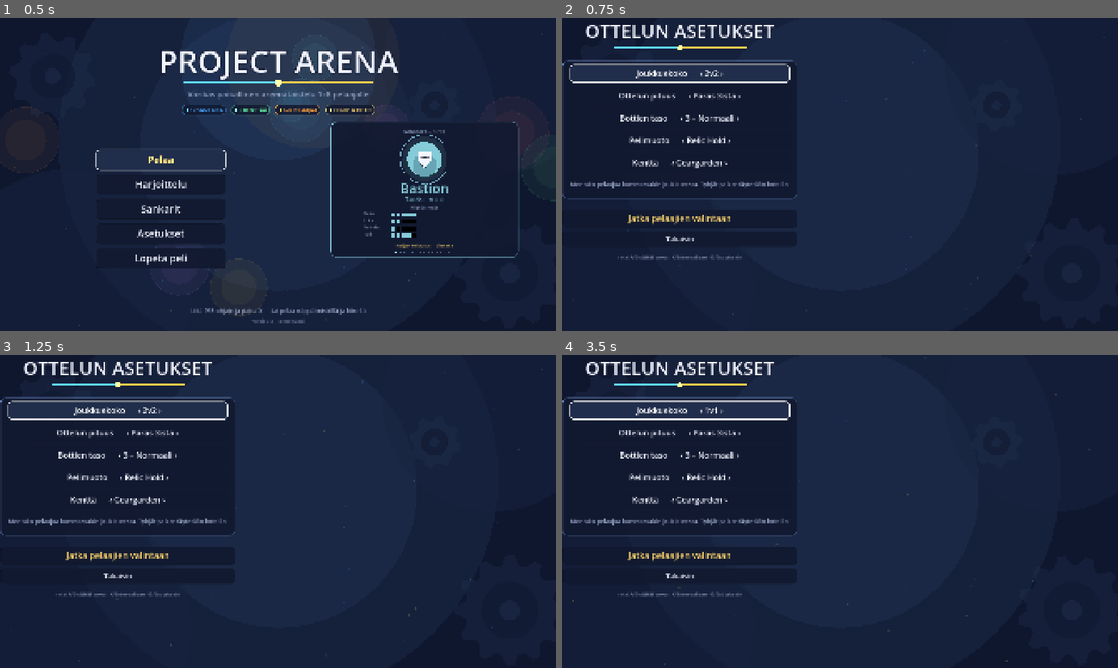
Above: before the commit, frames 1-4 (two rows, left to right).
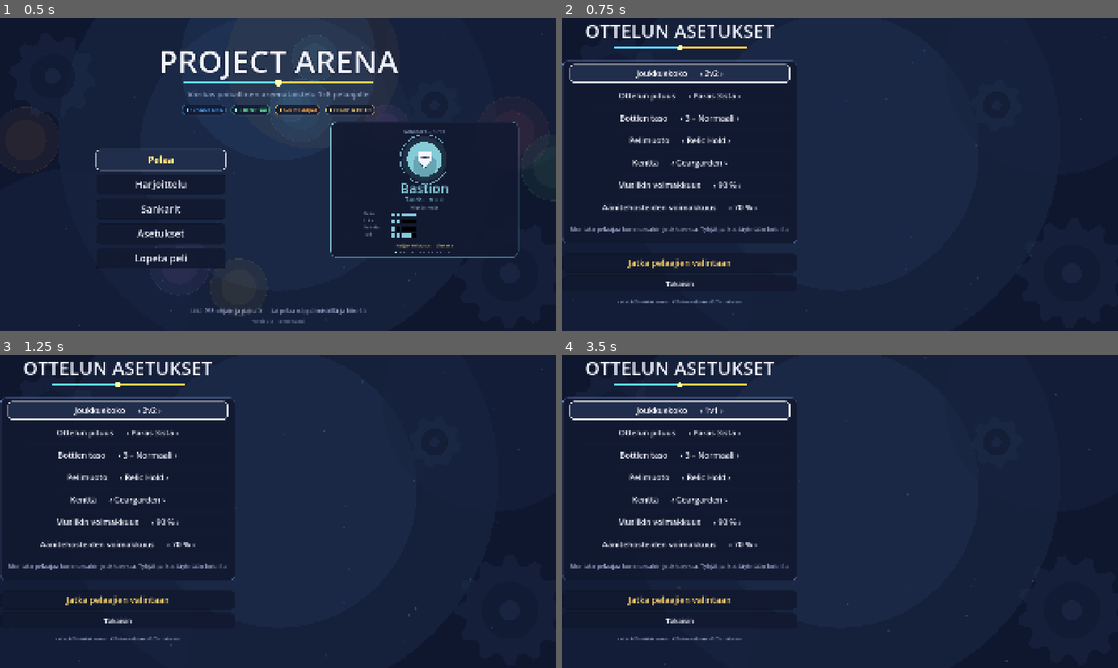
Above: after the commit, the same moments.

Repository: Zafgar/Brawlers
Game: Godot game, scene res://src/main.tscn
The game is run twice, just before and just after one commit, with the same random seed, the same clock (stepped at 60 frames per second) and the same inputs.
Inputs:
- Up to frame 1 (0.5 s): no input
- Up to frame 2 (0.75 s): click "Pelaa" at 0.5 s
- Up to frame 3 (1.25 s): no input
- Up to frame 4 (3.5 s): click "Joukkuekoko ‹ 2v2 ›" at 1.25 s; click "Joukkuekoko ‹ 3v3 ›" at 2 s; click "Joukkuekoko ‹ 4v4 ›" at 2.75 s

Frame 1 is identical in both runs. In frame 2, 2.2% of the frame differs, in the area x 0-43%, y 52-92%; in frame 3, 2.2%; in frame 4, 2.3%.

Commit message:
Äänisäädöt otteluasetuksiin, Titaanin tähtäysheitto ja reliikin lumipallo-torjunta
1) Äänet: lisätty musiikin ja äänitehosteiden voimakkuussäädöt suoraan
   ottelun asetukset -näkymään (sama säätö kuin päävalikossa, tallentuu
   heti). Näin liian kovan äänen saa laskettua löytämättä erillistä
   asetusvalikkoa. Valikon liikkumisääni (ui_move) hiljennetty.

2) Titaanin Tartu ja heitä on nyt tähdättävä: pidä R1 pohjassa napataksesi
   edessä olevan vihollisen, käännä tähtäys valitaksesi suunnan ja vapauta
   heittääksesi. Kohdetta pidetään edessä (tainnutettuna) enintään ~1,1 s,
   minkä jälkeen se heitetään automaattisesti. Berserkissä a1 säilyy
   välittömänä alueheittona; botit käyttävät välitöntä tartuntaa.
   Toteutettu yleisillä _aim_begin/_aim_hold-koukuilla Hero-pohjaan
   (ei riko Quillin/Scoutin tähtäystä).

3) Relic Hold ei enää lumipalloa: jäljessä oleva joukkue kerää pisteitä
   nopeammin (takaa-ajobonus skaalaa piste-eron mukaan), ja liian kauan
   yhtäjaksoisesti pidetty reliikki alkaa polttaa kantajaansa kiihtyvällä
   vahingolla -> pakottaa vaihtoja. Kantajan vaihto omassa joukkueessa ei
   nollaa kuumenemista; vain reliikin menetys viholliselle tai vapaaksi
   jäähdyttää sen. Takaa-ajobonus koskee myös Ydinvaltaa.

Co-Authored-By: Claude Opus 4.8 <noreply@anthropic.com>
Claude-Session: https://claude.ai/code/session_01SqBgCfYgCzhYDAn38izic8

Diff:
--- a/src/arena/arena.gd
+++ b/src/arena/arena.gd
@@ -9,6 +9,15 @@
 const ROUND_TIME := 150.0
 const SUDDEN_DEATH_HOLD := 1.5
 const SUDDEN_DEATH_MAX := 45.0
+
+# Lumipallo­efektin torjunta: jäljessä oleva joukkue kerää pisteitä nopeammin,
+# ja liian kauan yhtäjaksoisesti hallussa pidetty reliikki alkaa polttaa
+# kantajaansa -> pakottaa vaihtoja eikä johtoa voi vain lukita.
+const COMEBACK_MAX := 0.85        # jäljessä oleva kerää enintään +85 % nopeammin
+const HEAT_GRACE := 6.0           # armonaika ennen kuin reliikki alkaa polttaa
+const HEAT_TICK := 0.7            # kirousvahingon väli sekunteina
+const HEAT_BASE := 6.0            # kirouksen perusvahinko per tick
+const HEAT_RAMP := 1.6            # lisävahinko per sekunti armonajan jälkeen
 
 # Ydinvalta-pelimuoto
 const KOTH_TARGET := 60.0         # sekuntia ydinalueen hallintaa
@@ -45,6 +54,12 @@
 var _sd_elapsed := 0.0
 var _last_holder_team := -1
 var _pause_layer: CanvasLayer = null
+
+# Reliikin "kuumeneminen": kuinka kauan sama joukkue on pitänyt yhtäjaksoisesti.
+var _hold_streak_team := -1
+var _hold_streak := 0.0
+var _heat_tick := 0.0
+var _heat_warned := false
 
 
 func _ready() -> void:
@@ -171,7 +186,9 @@
 				_round_over(team)
 				return
 		else:
-			relic_points[team] += delta
+			# Takaa-ajobonus: jäljessä oleva joukkue kerää nopeammin.
+			relic_points[team] += _comeback_gain(team, delta)
+			_apply_carrier_heat(carrier, team, delta)
 		carrier.profile.stats.carry_time += delta
 		carrier.profile.add_score(delta * 2.0)
 		carrier.add_ult(delta * 3.0)
@@ -180,6 +197,7 @@
 			return
 	else:
 		_sd_hold = 0.0
+		_cool_hold_streak(delta)
 
 	if sudden_death:
 		_sd_elapsed += delta
@@ -263,7 +281,7 @@
 		return
 
 	if holder >= 0:
-		relic_points[holder] += delta
+		relic_points[holder] += _comeback_gain(holder, delta)
 		if relic_points[holder] >= score_target:
 			_round_over(holder)
 			return
@@ -313,6 +331,57 @@
 	return -1
 
 
+# --- Lumipallo­efektin torjunta ---
+
+## Pistekertymä takaa-ajobonuksella: mitä enemmän joukkue on jäljessä, sitä
+## nopeammin se kerää pisteitä pitäessään. Johtava joukkue kerää normaalisti.
+func _comeback_gain(team: int, base: float) -> float:
+	var behind: float = relic_points[1 - team] - relic_points[team]
+	if behind <= 0.0:
+		return base
+	return base * (1.0 + minf(behind / score_target, 1.0) * COMEBACK_MAX)
+
+
+## Reliikin kuumeneminen: kun sama joukkue pitää yhtäjaksoisesti liian kauan,
+## reliikki alkaa polttaa kantajaansa kiihtyvällä vahingolla -> pakottaa
+## vaihtoja. Kantajan vaihto omassa joukkueessa ei nollaa (koko joukkueen
+## hallussapito ratkaisee), vain reliikin menetys viholliselle/vapaaksi.
+func _apply_carrier_heat(carrier: Hero, team: int, delta: float) -> void:
+	if team != _hold_streak_team:
+		_hold_streak_team = team
+		_hold_streak = 0.0
+		_heat_tick = 0.0
+		_heat_warned = false
+	_hold_streak += delta
+	if _hold_streak < HEAT_GRACE:
+		return
+	if not _heat_warned:
+		_heat_warned = true
+		popup(carrier.global_position + Vector2(0, -100), "RELIIKKI POLTTAA!", Palette.BAD, 18)
+		if hud != null:
+			hud.show_banner("RELIIKKI POLTTAA",
+				"Liian pitkä yhtäjaksoinen pito vahingoittaa kantajaa — vaihtakaa hallintaa", 2.0)
+		AudioMgr.play("fire", 0.05, -2.0)
+	_heat_tick -= delta
+	if _heat_tick > 0.0:
+		return
+	_heat_tick = HEAT_TICK
+	var dmg: float = HEAT_BASE + (_hold_streak - HEAT_GRACE) * HEAT_RAMP
+	carrier.take_damage(dmg, null)
+	if is_instance_valid(carrier) and carrier.alive:
+		Fx.ring(self, carrier.global_position, Palette.glow(Palette.BAD, 1.3),
+			carrier.radius + 8.0, 0.28, 3.0)
+
+
+## Kun reliikki on vapaana, hallussapito­putki jäähtyy vähitellen (lyhyt pudotus
+## ei nollaa täysin, mutta pidempi vapaana­olo palauttaa reliikin viileäksi).
+func _cool_hold_streak(delta: float) -> void:
+	_hold_streak = maxf(_hold_streak - delta * 1.5, 0.0)
+	if _hold_streak <= 0.0:
+		_hold_streak_team = -1
+		_heat_warned = false
+
+
 # --- Kenttäbuffit ---
 
 func _spawn_buff_wave() -> void:
@@ -350,6 +419,10 @@
 	sudden_death = false
 	_sd_hold = 0.0
 	_sd_elapsed = 0.0
+	_hold_streak_team = -1
+	_hold_streak = 0.0
+	_heat_tick = 0.0
+	_heat_warned = false
 	_buff_timer = BUFF_FIRST
 	for child in get_children():
 		if child is FieldBuff:
--- a/src/autoload/audio_mgr.gd
+++ b/src/autoload/audio_mgr.gd
@@ -192,7 +192,7 @@
 
 	# Tehosteet viimeisenä.
 	var sounds := {}
-	sounds["ui_move"] = _tone(0.05, 660.0, 880.0, "sine", 0.005, 0.03, 0.35)
+	sounds["ui_move"] = _tone(0.05, 660.0, 880.0, "sine", 0.005, 0.03, 0.22)
 	sounds["ui_ok"] = _seq([[0.06, 520.0, 520.0, "sine"], [0.09, 780.0, 780.0, "sine"]], 0.5)
 	sounds["ui_back"] = _tone(0.1, 520.0, 340.0, "sine", 0.005, 0.06, 0.4)
 	sounds["count_tick"] = _tone(0.06, 880.0, 880.0, "square", 0.002, 0.04, 0.25)
--- a/src/heroes/hero.gd
+++ b/src/heroes/hero.gd
@@ -346,6 +346,7 @@
 			_aim_len = _aim_range(slot)
 			_aim_color = hero_color()
 			_aim_charge = 1.0
+			_aim_hold(slot, delta)
 			if released:
 				_aiming_slot = ""
 				if cd[slot] <= 0.0 and _can_afford(slot):
@@ -353,7 +354,10 @@
 					_spend(slot)
 					_cast_slot(slot)
 		elif _aiming_slot == "" and held and cd[slot] <= 0.0 and _can_afford(slot):
-			_aiming_slot = slot
+			# _aim_begin voi keskeyttää tähtäyksen aloituksen (palauttaa false),
+			# esim. Titaanin tartunta jos edessä ei ole kohdetta.
+			if _aim_begin(slot):
+				_aiming_slot = slot
 		return
 
 	# Välitön (puskuroitu) laukaisu.
@@ -380,6 +384,18 @@
 ## Tähtäysviivan pituus kyvylle (ylikirjoitettavissa sankarikohtaisesti).
 func _aim_range(_slot: String) -> float:
 	return 420.0
+
+
+## Kutsutaan kun tähdättävän kyvyn tähtäys alkaa. Palauta false keskeyttääksesi
+## aloituksen (esim. Titaanin tartunta: ei kohdetta -> ei tähtäystä). Oletus true.
+func _aim_begin(_slot: String) -> bool:
+	return true
+
+
+## Kutsutaan joka framessa tähtäyksen aikana (ennen vapautuksen tarkistusta).
+## Ylikirjoita sankarissa (esim. Titaani pitää kohdetta edessään).
+func _aim_hold(_slot: String, _delta: float) -> void:
+	pass
 
 
 # --- Resurssit: mana / energy / rage ---
--- a/src/heroes/titan.gd
+++ b/src/heroes/titan.gd
@@ -16,6 +16,9 @@
 const GRAB_DMG := 10.0
 const THROW_KB := 780.0
 const GRAB_STUN := 0.75
+const GRAB_HOLD_DIST := 54.0        # kuinka kaukana edessä kohdetta pidetään
+const GRAB_MAX_HOLD := 1.1          # pisin tähtäysaika ennen automaattista heittoa
+const GRAB_AIM_LEN := 250.0         # heiton tähtäysviivan pituus
 
 const RAGE_DRAIN := 18.0            # raivon kulutus/s suojaa kanavoitaessa
 const BRACE_HPS := 28.0            # elämän palautus/s suojan aikana
@@ -37,6 +40,8 @@
 
 var _berserk := 0.0                # berserk-tilan aika jäljellä (0 = ei)
 var _brace_fx := 0.0               # suojatehosteen ajastin
+var _held_target: Hero = null      # tartuttu kohde (pidetään edessä ennen heittoa)
+var _hold_time := 0.0              # kuinka kauan kohdetta on pidetty
 
 
 func _init() -> void:
@@ -103,31 +108,98 @@
 		Fx.spark(arena, global_position + dir * SWING_RANGE * 0.7, hero_color())
 
 
-## Kyky 1: Tartu ja heitä. Berserkissä muuttuu alueen ilmaanheitoksi.
+## Tartunta tähdätään: pidä R1 pohjassa (nappaa edessä olevan vihollisen),
+## käännä tähtäys ja vapauta heittääksesi. Berserkissä a1 ei tähtää.
+func _aimed_slots() -> Array:
+	return ["a1"]
+
+
+func _aim_range(_slot: String) -> float:
+	return GRAB_AIM_LEN
+
+
+## Tähtäyksen aloitus (R1 painettu): berserkissä välitön alueheitto; muuten
+## yritä napata edessä oleva kohde. Palauta false jos ei kohdetta -> ei tähtäystä.
+func _aim_begin(_slot: String) -> bool:
+	if _berserk > 0.0:
+		if cd.a1 <= 0.0:
+			cd.a1 = cd_max.a1
+			_aoe_launch()
+		return false
+	var t := _grab_target(aim)
+	if t == null:
+		return false
+	_held_target = t
+	_hold_time = 0.0
+	t.global_position = global_position + aim * GRAB_HOLD_DIST
+	t.velocity = Vector2.ZERO
+	t.apply_stun(0.3)
+	AudioMgr.play("slam", 0.1, -4.0)
+	visual.squash(1.15, 0.85)
+	Fx.ring(arena, t.global_position, Palette.glow(hero_color(), 1.4), 42.0, 0.3)
+	arena.popup(global_position + Vector2(0, -84), "TARTU!", Palette.glow(hero_color(), 1.3), 16)
+	return true
+
+
+## Tähtäyksen aikana: pidä kohde edessä tähtäyssuuntaan; heitä automaattisesti
+## jos aikaraja täyttyy tai berserk alkaa kesken tartunnan.
+func _aim_hold(_slot: String, delta: float) -> void:
+	if _berserk > 0.0:
+		_drop_target()
+		_aiming_slot = ""
+		return
+	if _held_target == null or not is_instance_valid(_held_target) or not _held_target.alive:
+		_held_target = null
+		_aiming_slot = ""
+		return
+	_hold_time += delta
+	_held_target.global_position = global_position + aim * GRAB_HOLD_DIST
+	_held_target.velocity = Vector2.ZERO
+	_held_target.apply_stun(0.2)
+	if _hold_time >= GRAB_MAX_HOLD:
+		cd.a1 = cd_max.a1
+		_throw_target(_held_target, aim)
+		_held_target = null
+		_aiming_slot = ""
+
+
+## Kyky 1 laukeaa: ihmisellä vapautuksesta (heitä pidelty kohde), botilla ja
+## berserkissä välittömästi.
 func _ability1(dir: Vector2) -> void:
 	if _berserk > 0.0:
 		_aoe_launch()
 		return
-
+	if _held_target != null and is_instance_valid(_held_target) and _held_target.alive:
+		_throw_target(_held_target, dir)
+		_held_target = null
+		return
+	# Botti / varapolku: välitön tartunta ja heitto.
 	var target := _grab_target(dir)
 	if target == null:
-		# Ei kohdetta -> lyhyt kurotus tyhjään.
 		AudioMgr.play("swing", 0.1, -8.0)
 		visual.attack_swing()
 		Fx.spark(arena, global_position + dir * GRAB_RANGE * 0.6,
 			Palette.with_alpha(hero_color(), 0.7))
 		return
-
-	AudioMgr.play("slam", 0.1, -2.0)
-	arena.shake(0.2)
-	visual.squash(1.2, 0.82)
-	# Heitto tähtäyssuuntaan: nakkaa vihollisen pois ja tainnuttaa.
+	_throw_target(target, dir)
+
+
+## Heittää kohteen annettuun suuntaan tainnutuksella.
+func _throw_target(target: Hero, dir: Vector2) -> void:
+	AudioMgr.play("slam", 0.1, -1.0)
+	arena.shake(0.25)
+	visual.squash(1.25, 0.8)
 	deal_damage_to(target, GRAB_DMG, THROW_KB, dir)
 	target.apply_stun(GRAB_STUN)
 	target.visual.squash(0.7, 1.4)
-	Fx.burst(arena, target.global_position, Palette.glow(hero_color(), 1.5), 14, 300.0, 0.4, 6.0)
+	Fx.burst(arena, target.global_position, Palette.glow(hero_color(), 1.5), 14, 320.0, 0.4, 6.0)
 	Fx.ring(arena, target.global_position, Palette.glow(hero_color(), 1.4), 46.0, 0.35)
 	arena.popup(target.global_position + Vector2(0, -70), "HEITTO!", Palette.glow(hero_color(), 1.4), 18)
+
+
+## Pudottaa pidellyn kohteen heittämättä (tähtäys keskeytyi).
+func _drop_target() -> void:
+	_held_target = null
 
 
 ## Berserkin alueheitto: kaikki lähiviholliset lentävät ilmaan.
@@ -214,14 +286,21 @@
 func _passive_update(delta: float) -> void:
 	if _berserk > 0.0:
 		_berserk = maxf(_berserk - delta, 0.0)
-
-
-## Berserk nollataan tyrmäyksestä ja erän vaihtuessa, jottei se jää päälle.
+	# Jos tartunta oli käynnissä mutta tähtäys keskeytyi (tainnutus, tyrmäys,
+	# jäätyminen tms.) ilman heittoa, pudota kohde. Vapautus/heitto tyhjentää
+	# _held_targetin itse, joten tähän jää vain oikeat keskeytykset.
+	if _held_target != null and _aiming_slot != "a1":
+		_held_target = null
+
+
+## Berserk ja tartunta nollataan tyrmäyksestä ja erän vaihtuessa.
 func _respawn() -> void:
 	super()
 	_berserk = 0.0
+	_held_target = null
 
 
 func reset_for_round(keep_ult_fraction := 0.5) -> void:
 	super(keep_ult_fraction)
 	_berserk = 0.0
+	_held_target = null
--- a/src/ui/match_setup.gd
+++ b/src/ui/match_setup.gd
@@ -20,8 +20,10 @@
 	"size": "Montako pelaajaa kummassakin joukkueessa. Tyhjät paikat täytetään boteilla.",
 	"rounds": "Paras kolmesta = kaksi erävoittoa, paras viidestä = kolme.",
 	"bots": "Tasot 1–6. Ylempi taso reagoi nopeammin ja tähtää tarkemmin. Taso 6 on tahallaan epäreilu — se huijaa (kovempi vahinko, sitkeämpi, nopeammat kyvyt).",
-	"mode": "Relic Hold: kanna reliikkiä pisteisiin. Ydinvalta: hallitse siirtyvää ydinaluetta yksin joukkueellasi.",
+	"mode": "Relic Hold: kanna reliikkiä pisteisiin. Jäljessä oleva joukkue kerää nopeammin ja liian kauan pidetty reliikki polttaa kantajaa — johtoa ei voi vain lukita. Ydinvalta: hallitse siirtyvää ydinaluetta yksin joukkueellasi.",
 	"map": "Geargarden: mekaaninen puutarha, jossa on kuljetinhihnoja ja rattaita.",
+	"music_vol": "Taustamusiikin voimakkuus. Sama säätö löytyy myös päävalikon asetuksista.",
+	"sfx_vol": "Äänitehosteiden (iskut, kyvyt, valikkoäänet) voimakkuus. Laske tästä jos äänet ovat liian kovat.",
 }
 
 
@@ -84,6 +86,26 @@
 		if _desc_label != null:
 			_desc_label.text = MAP_DESC[Game.map_id])
 	_add_row(inner, map_row)
+
+	# Äänenvoimakkuudet suoraan tähän näkymään (sama säätö kuin päävalikossa),
+	# jotta ne on helppo löytää ja säätää myös ottelua aloitettaessa.
+	var music_vol_row := OptionRow.new("Musiikin voimakkuus", _pct_values(),
+		int(round(Game.options.music_volume * 10.0)),
+		func(i):
+			Game.options.music_volume = i / 10.0
+			AudioMgr.set_music_volume(Game.options.music_volume)
+			Game.save_options())
+	music_vol_row.desc_key = "music_vol"
+	_add_row(inner, music_vol_row)
+
+	var sfx_vol_row := OptionRow.new("Äänitehosteiden voimakkuus", _pct_values(),
+		int(round(Game.options.sfx_volume * 10.0)),
+		func(i):
+			Game.options.sfx_volume = i / 10.0
+			AudioMgr.set_sfx_volume(Game.options.sfx_volume)
+			Game.save_options())
+	sfx_vol_row.desc_key = "sfx_vol"
+	_add_row(inner, sfx_vol_row)
 
 	inner.add_child(UiKit.spacer(4))
 	_desc_label = UiKit.dim_label(DESCRIPTIONS["size"], 20)
@@ -109,6 +131,14 @@
 	box.add_child(hint)
 
 	size_row.call_deferred("grab_focus")
+
+
+## Prosenttiarvot 0–100 % kymmenen välein (äänenvoimakkuusrivit).
+func _pct_values() -> Array:
+	var vals: Array = []
+	for i in range(11):
+		vals.append("%d %%" % (i * 10))
+	return vals
 
 
 func _add_row(parent: Control, row: OptionRow) -> void:
